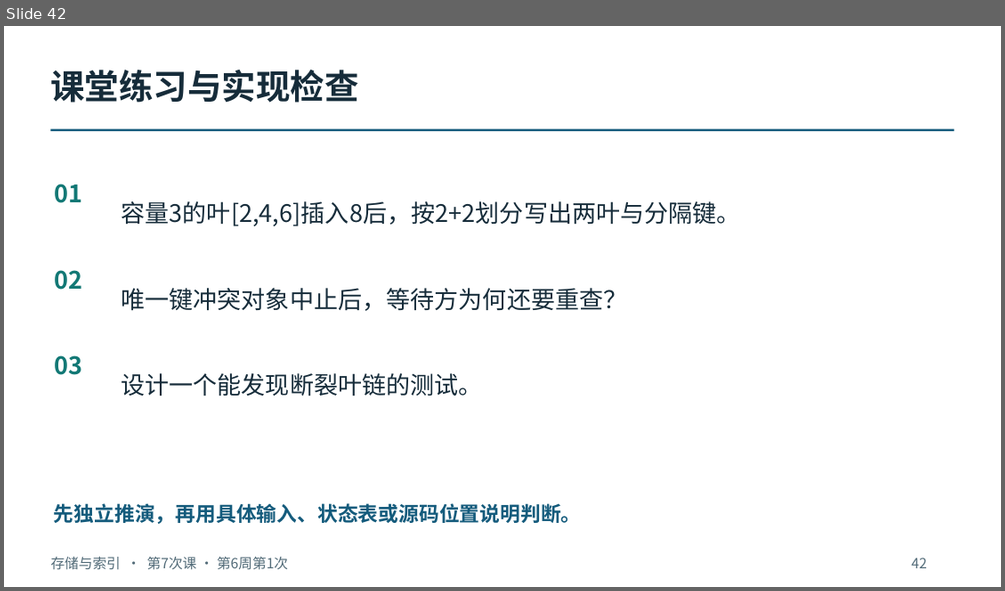
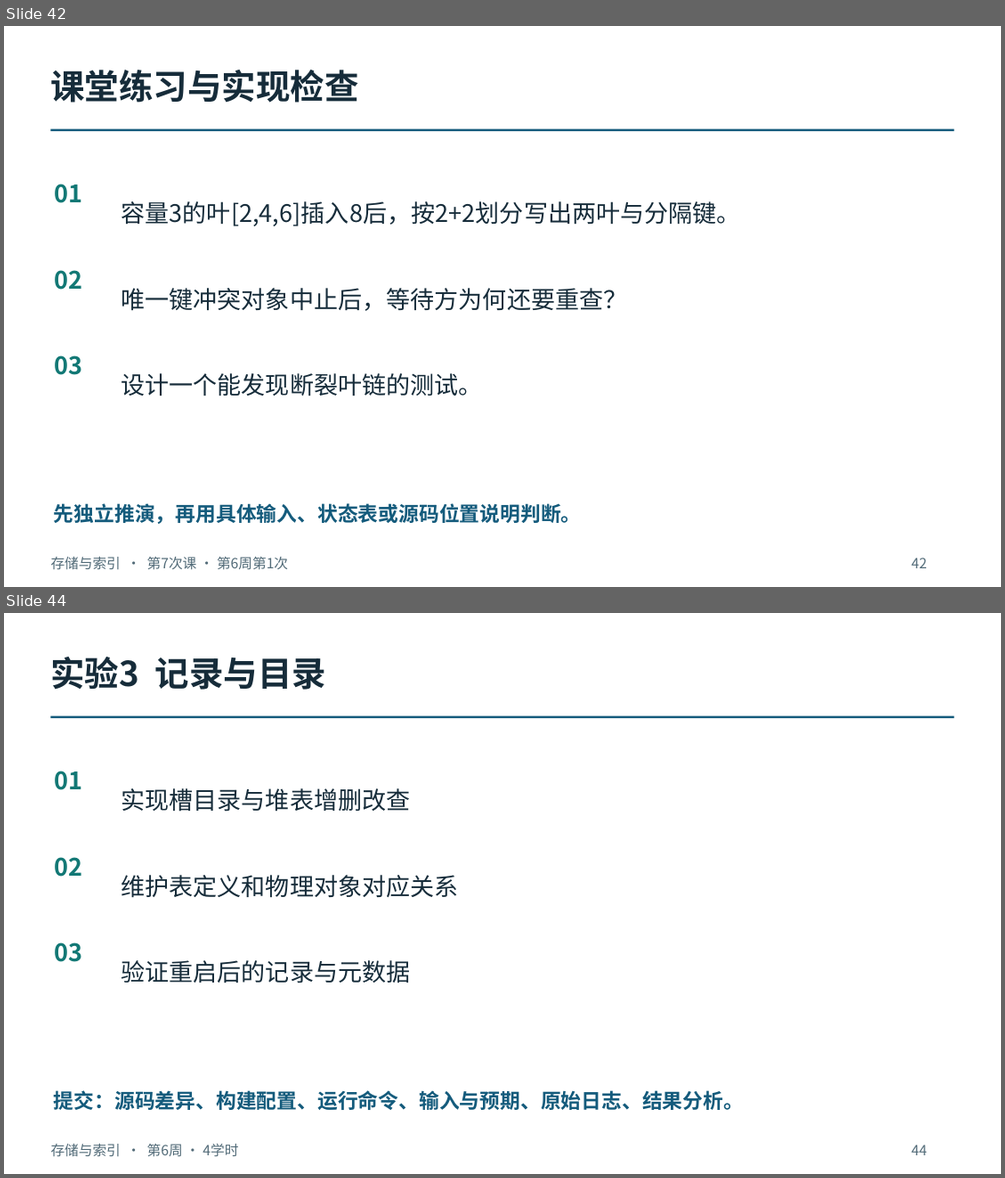
Before and after one commit to intellistream/database-kernel-course-student, a slide deck: 01_课件（第6版）/02_存储与索引.pptx. Shown one above the other, each under a label of ours: slide 42 before the commit, slides 42 and 44 after it; the slides between them are not shown. The pictures are 1005x591 and 1005x1178 pixels, drawn with LibreOffice and Linux fonts; fonts in the diff are those of the drawing. Boxes give left, top, right and bottom in pixels: in the first picture for what was removed or moved away, otherwise in the second. Text is boxed around its words. In the diff, an @@ line names an element or a change of style, - is before the commit and + after.

```diff
--- a/01_课件（第6版）/02_存储与索引.pptx
+++ b/01_课件（第6版）/02_存储与索引.pptx
@@ slide 44 added at (4, 613, 1001, 1174), background #FFFFFF @@
@@ text added at (50, 657, 326, 690), 33 pt, text #162C3A, bold @@
+实验3 记录与目录
@@ rectangle added at (50, 716, 954, 718), fill #145B7C @@
@@ text added at (55, 771, 83, 790), 23.2 pt, text #127875, bold @@
+01
@@ text added at (121, 788, 410, 811), 23.2 pt, text #162C3A @@
+实现槽目录与堆表增删改查
@@ text added at (55, 857, 83, 876), 23.2 pt, text #127875, bold @@
+02
@@ text added at (121, 875, 459, 898), 23.2 pt, text #162C3A @@
+维护表定义和物理对象对应关系
@@ text added at (55, 942, 83, 962), 23.2 pt, text #127875, bold @@
+03
@@ text added at (121, 960, 410, 983), 23.2 pt, text #162C3A @@
+验证重启后的记录与元数据
@@ text added at (54, 1090, 744, 1110), 19.5 pt, text #145B7C, bold @@
+提交：源码差异、构建配置、运行命令、输入与预期、原始日志、结果分析。
@@ text added at (51, 1143, 238, 1157), 13.5 pt, text #526B78 @@
+存储与索引 · 第6周 · 4学时
@@ text added at (911, 1144, 926, 1155), 13.5 pt, text #526B78 @@
+44
```
Also in this commit, not shown: 4 slides changed, 14 other files.
